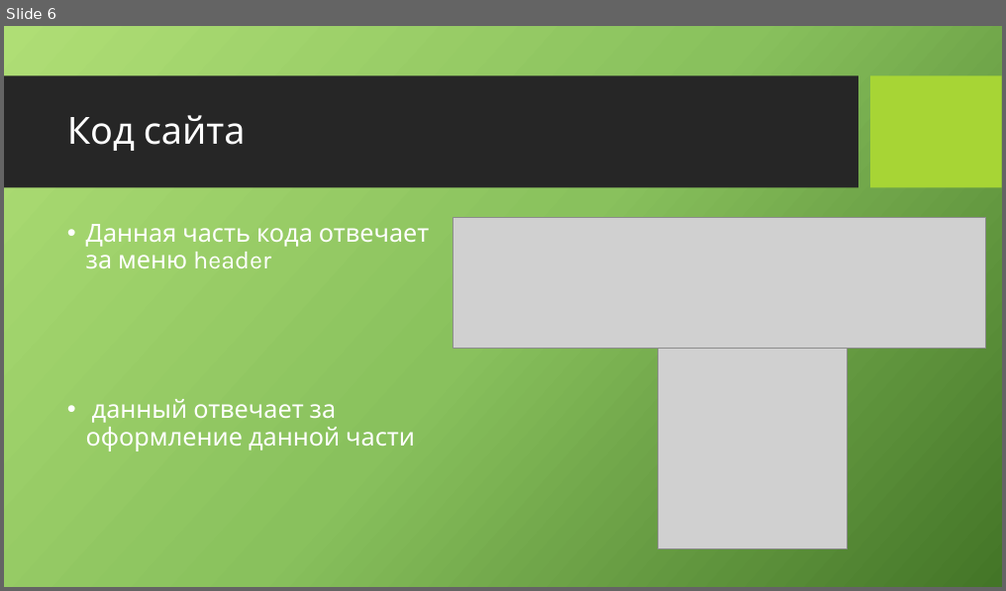
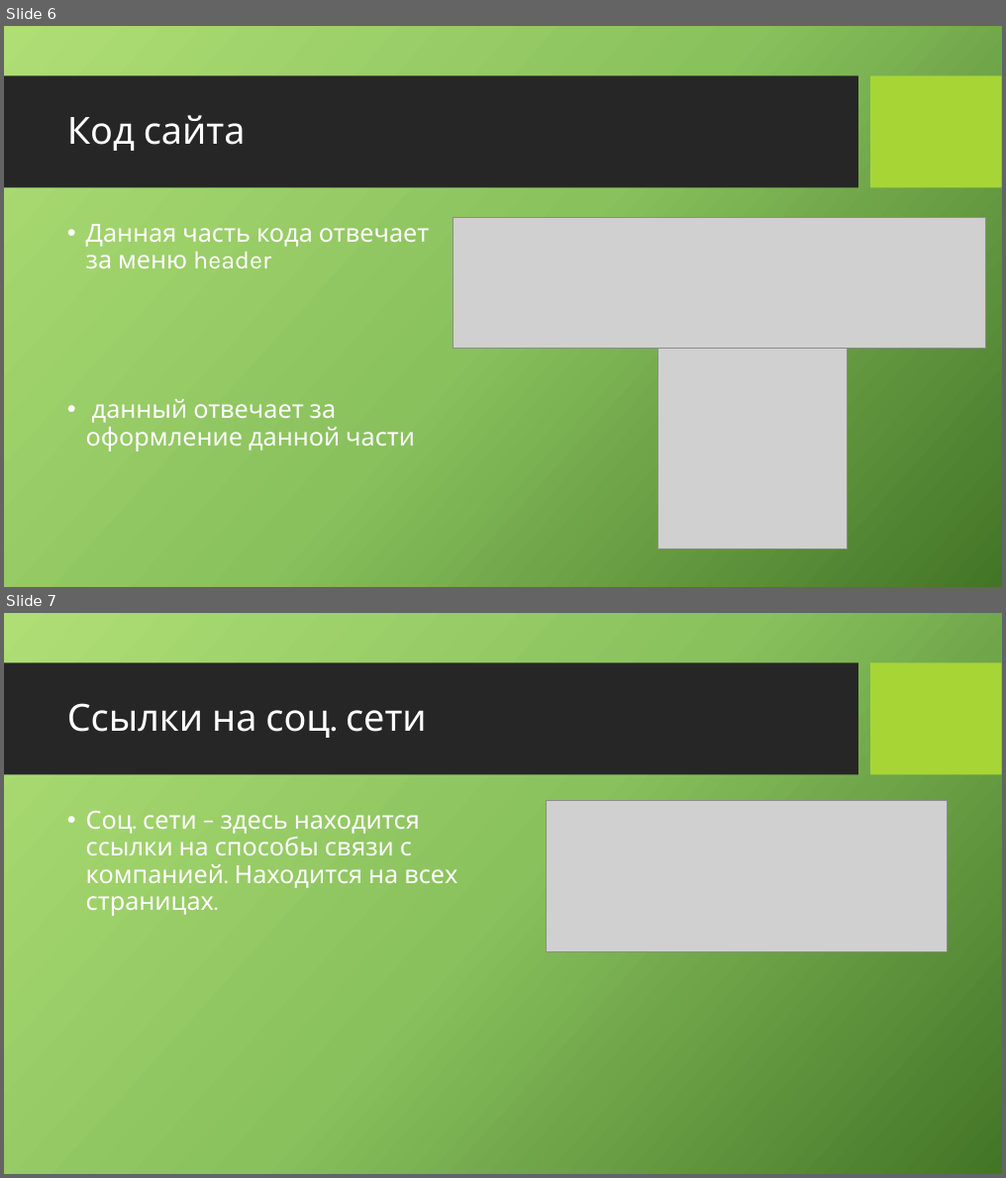
Before and after one commit to CoringPlay/raev-site, a slide deck: Ближе к суте.pptx. Shown one above the other, each under a label of ours: slide 6 before the commit, slides 6 and 7 after it. The pictures are 1006x591 and 1006x1178 pixels, drawn with LibreOffice and Linux fonts; fonts in the diff are those of the drawing; grey boxes stand for pictures; background and template pictures are left out. Boxes give left, top, right and bottom in pixels: in the first picture for what was removed or moved away, otherwise in the second. Text is boxed around its words. In the diff, an @@ line names an element or a change of style, - is before the commit and + after.

```diff
--- a/Ближе к суте.pptx
+++ b/Ближе к суте.pptx
@@ slide 7 added at (x1=4, y1=613, x2=1002, y2=1174), background picture (left out); not listed: 2 template elements that a slide beside it also shows @@
@@ title added at (x1=67, y1=703, x2=427, y2=738), 36 pt, text #FFFFFF @@
+Ссылки на соц. сети
@@ text added at (x1=86, y1=811, x2=457, y2=916), 24 pt, text #FFFFFF @@
+• Соц. сети – здесь находится ссылки на способы связи с компанией. Находится на всех страницах.
@@ picture added at (x1=546, y1=800, x2=947, y2=952) @@
```
Also in this commit, not shown: 1 slide changed, 9 other slides added.
